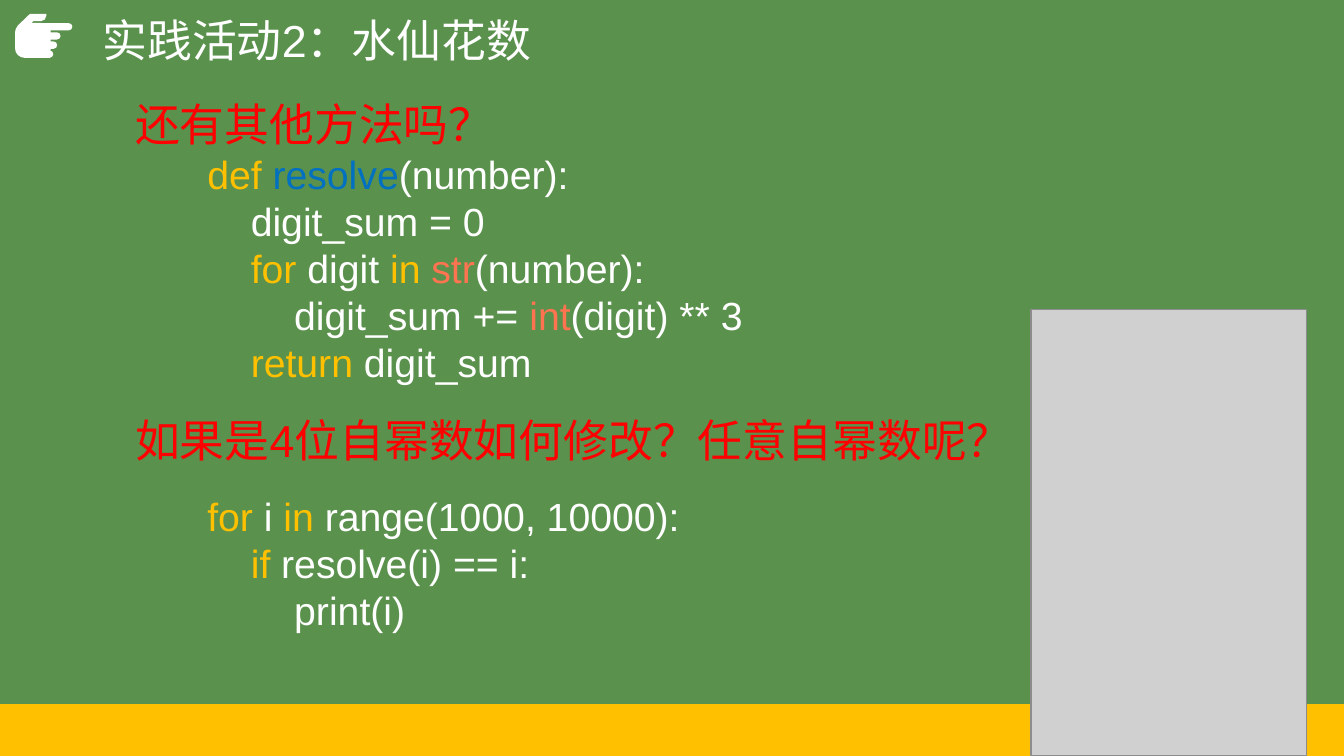
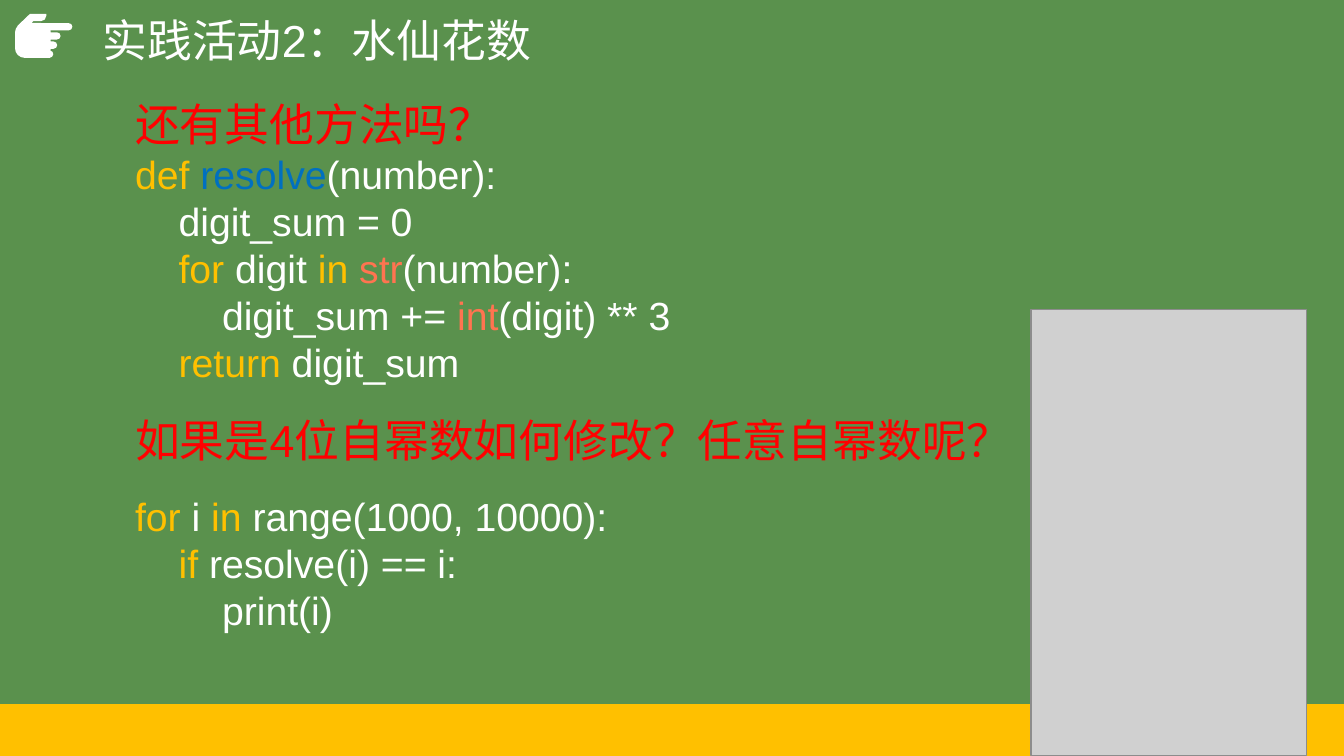
Before and after one commit to hongm32/2020design, a slide deck: slide 21 of 【第09课】枚举算法/【第09课】枚举算法.pptx. Drawn at 1344x756 pixels with LibreOffice and Linux fonts; fonts in the diff are those of the drawing; grey boxes stand for pictures. Boxes give left, top, right and bottom in pixels: in the first picture for what was removed or moved away, otherwise in the second. Text is boxed around its words. In the diff, an @@ line names an element or a change of style, - is before the commit and + after.

```diff
--- a/【第09课】枚举算法/【第09课】枚举算法.pptx
+++ b/【第09课】枚举算法/【第09课】枚举算法.pptx
@@ text "def resolve(number):": place and size @@
-text "def resolve(number):" at (207, 160, 743, 385)
+text "def resolve(number):" at (135, 160, 671, 385)
@@ text "for i in range(1000, 10000):": place and size @@
-text "for i in range(1000, 10000):" at (207, 502, 680, 633)
+text "for i in range(1000, 10000):" at (135, 502, 608, 633)
```
Also in this commit, not shown: 1 other slide changed, 8 other files.
